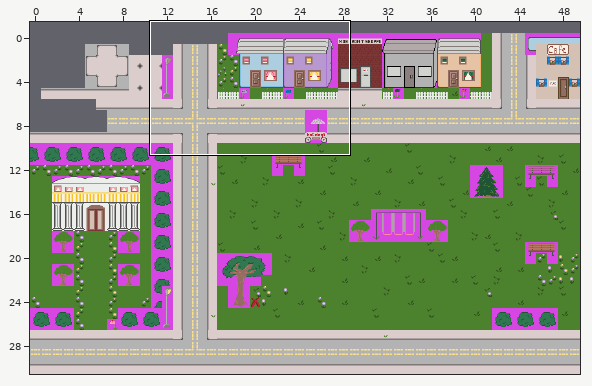
One commit to this Tiled map: EverydaySuperzero/towne.tmx. Above, an overview of the earlier version with the close-up marked.
Close-up. Before:
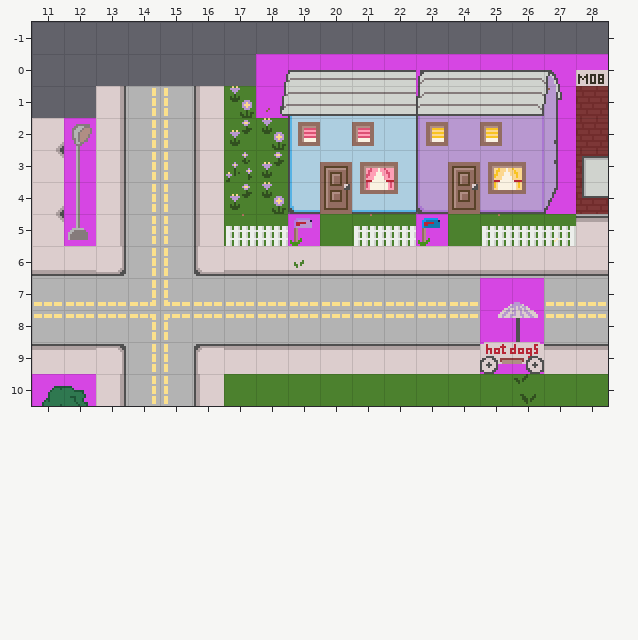
Cells are 16x16 px. Shown: x 11..28, y -1..10. The commit also changed other parts of the map, which this record leaves out. The old version is drawn lined up with the new one.
After the commit:
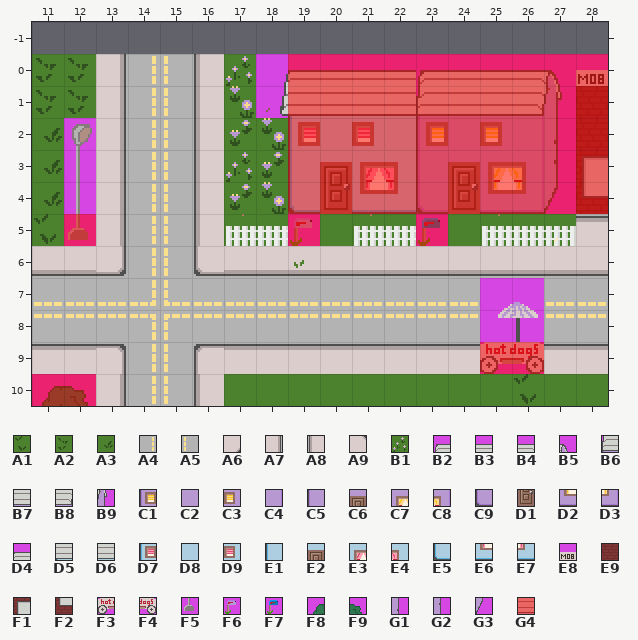
Key: from "Outdoors": A1 2, A2 5, A3 6, A4 12, A5 23, A6 28, A7 36, A8 38, A9 39, B1 50, B2 88, B3 89, B4 91, B5 92, B6 94, B7 95, B8 97, B9 98, C1 99, C2 100, C3 101, C4 102, C5 103, C6 104, C7 105, C8 106, C9 107, D1 108, D2 109, D3 110, D4 112, D5 116, D6 117, D7 119, D8 120, D9 121, E1 123, E2 124, E3 125, E4 126, E5 127, E6 129, E7 130, E8 131, E9 135, F1 136, F2 140, F3 152, F4 153, F5 158, F6 234, F7 235, F8 256, F9 257, G1 289, G2 290, G3 291; from "meta_tiles": G4 0.
__ is an empty cell, .. an unchanged one.
Tiles of an added or newly shown layer are drawn over the layers below it.
See-through tiles are keyed as they look on the map.
The edit:
map size 50x50 -> 50x31 cells (old content now starts at 0,-1; both pictures use the new coordinates)
--- layer "Background"
@@ x 11..17 @@
- 0 __ __ __ __ __ __ __
- 1 __ __ .. .. .. .. ..
- 2 A6 .. .. .. .. .. ..
- 3 A9 .. .. .. .. .. ..
- 4 A6 .. .. .. .. .. ..
- 5 A9 .. .. .. .. .. ..
+ 0 A2 A2 A7 A4 A5 A8 B1
+ 1 A2 A2 .. .. .. .. ..
+ 2 A3 .. .. .. .. .. ..
+ 3 A3 .. .. .. .. .. ..
+ 4 A3 .. .. .. .. .. ..
+ 5 A1 .. .. .. .. .. ..
--- layer "Under"
@@ x 12..28 @@
- 0 .. .. .. .. .. .. .. __ __ __ __ __ __ __ __ __ __
- 1 .. .. .. .. .. .. .. __ __ __ __ __ __ __ __ __ __
- 2 .. .. .. .. .. .. .. __ __ __ __ __ __ __ __ __ __
- 3 .. .. .. .. .. .. .. __ __ __ __ __ __ __ __ __ __
- 4 .. .. .. .. .. .. .. __ __ __ __ __ __ __ __ __ __
- 5 __ .. .. .. .. .. .. __ .. .. .. __ .. .. .. .. ..
+ 0 .. .. .. .. .. .. .. D4 B3 B3 B3 B2 B3 B3 B4 B5 E8
+ 1 .. .. .. .. .. .. .. D5 D6 D6 D6 B6 B7 B7 B8 B9 E9
+ 2 .. .. .. .. .. .. .. D7 D8 D9 D8 C1 C2 C3 C4 G1 E9
+ 3 .. .. .. .. .. .. .. E1 E2 E3 E4 C5 C6 C7 C8 G2 F1
+ 4 .. .. .. .. .. .. .. E5 D1 E6 E7 C9 D1 D2 D3 G3 F2
+ 5 F5 .. .. .. .. .. .. F6 .. .. .. F7 .. .. .. .. ..
@@ x 11..26 @@
- 9 .. .. .. .. .. .. .. .. .. .. .. .. .. .. __ __
-10 __ __ .. .. .. .. .. .. .. .. .. .. .. .. .. ..
+ 9 .. .. .. .. .. .. .. .. .. .. .. .. .. .. F3 F4
+10 F8 F9 .. .. .. .. .. .. .. .. .. .. .. .. .. ..
--- layer "Collision" (removed)
@@ x 12..28 @@
- 0 .. .. .. .. .. .. .. D4 B3 B3 B3 B2 B3 B3 B4 B5 E8
- 1 .. .. .. .. .. .. .. D5 D6 D6 D6 B6 B7 B7 B8 B9 E9
- 2 .. .. .. .. .. .. .. D7 D8 D9 D8 C1 C2 C3 C4 G1 E9
- 3 .. .. .. .. .. .. .. E1 E2 E3 E4 C5 C6 C7 C8 G2 F1
- 4 .. .. .. .. .. .. .. E5 D1 E6 E7 C9 D1 D2 D3 G3 F2
- 5 F5 .. .. .. .. .. .. F6 .. .. .. F7 .. .. .. .. ..
+ 0 .. .. .. .. .. .. .. __ __ __ __ __ __ __ __ __ __
+ 1 .. .. .. .. .. .. .. __ __ __ __ __ __ __ __ __ __
+ 2 .. .. .. .. .. .. .. __ __ __ __ __ __ __ __ __ __
+ 3 .. .. .. .. .. .. .. __ __ __ __ __ __ __ __ __ __
+ 4 .. .. .. .. .. .. .. __ __ __ __ __ __ __ __ __ __
+ 5 __ .. .. .. .. .. .. __ .. .. .. __ .. .. .. .. ..
@@ x 11..26 @@
- 9 .. .. .. .. .. .. .. .. .. .. .. .. .. .. F3 F4
-10 F8 F9 .. .. .. .. .. .. .. .. .. .. .. .. .. ..
+ 9 .. .. .. .. .. .. .. .. .. .. .. .. .. .. __ __
+10 __ __ .. .. .. .. .. .. .. .. .. .. .. .. .. ..
--- layer "Meta" (added)
@@ x 12..28 @@
- 0 .. .. .. .. .. .. .. __ __ __ __ __ __ __ __ __ __
- 1 .. .. .. .. .. .. .. __ __ __ __ __ __ __ __ __ __
- 2 .. .. .. .. .. .. .. __ __ __ __ __ __ __ __ __ __
- 3 .. .. .. .. .. .. .. __ __ __ __ __ __ __ __ __ __
- 4 .. .. .. .. .. .. .. __ __ __ __ __ __ __ __ __ __
- 5 __ .. .. .. .. .. .. __ .. .. .. __ .. .. .. .. ..
+ 0 .. .. .. .. .. .. .. G4 G4 G4 G4 G4 G4 G4 G4 G4 G4
+ 1 .. .. .. .. .. .. .. G4 G4 G4 G4 G4 G4 G4 G4 G4 G4
+ 2 .. .. .. .. .. .. .. G4 G4 G4 G4 G4 G4 G4 G4 G4 G4
+ 3 .. .. .. .. .. .. .. G4 G4 G4 G4 G4 G4 G4 G4 G4 G4
+ 4 .. .. .. .. .. .. .. G4 G4 G4 G4 G4 G4 G4 G4 G4 G4
+ 5 G4 .. .. .. .. .. .. G4 .. .. .. G4 .. .. .. .. ..
@@ x 11..26 @@
- 9 .. .. .. .. .. .. .. .. .. .. .. .. .. .. __ __
-10 __ __ .. .. .. .. .. .. .. .. .. .. .. .. .. ..
+ 9 .. .. .. .. .. .. .. .. .. .. .. .. .. .. G4 G4
+10 G4 G4 .. .. .. .. .. .. .. .. .. .. .. .. .. ..
Where, in picture pixels (left, top, right, bottom), the same in both close-ups:
changed: (32, 54, 256, 246)
changed: (288, 54, 608, 246)
changed: (480, 342, 544, 374)
changed: (32, 374, 96, 406)
